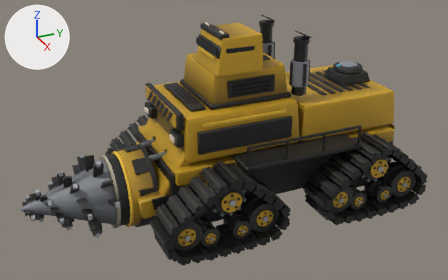
Two versions of the glTF model assets/vehicles/ex_crawler_5.glb, one commit apart.
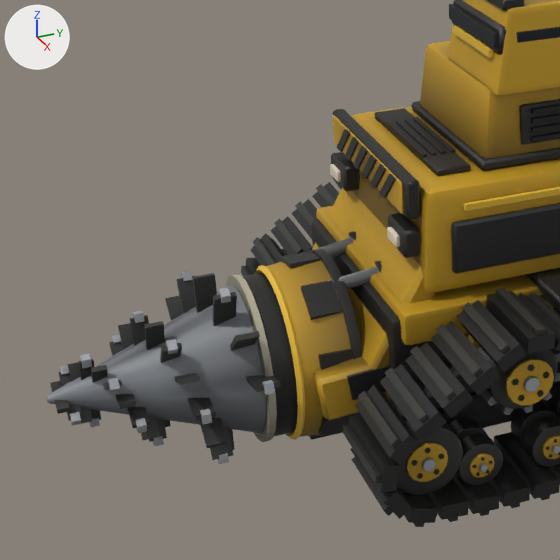
The first picture shows the older version from a 50 mm camera at (18.81, -9.95, 11.72) aimed at (0.41, -1.68, 2.53). The close-ups show the older and then the newer version on the part from 0% to 55% of the width and 13% to 100% of the height of that picture. Only the edits that show in the close-ups are written down. The axes (+X, +Y, +Z) are drawn at upper left. The lights are the same throughout. Where no turn or scale is listed for an object, it has been applied to the vertices. Vertices at exactly the same position are counted once.
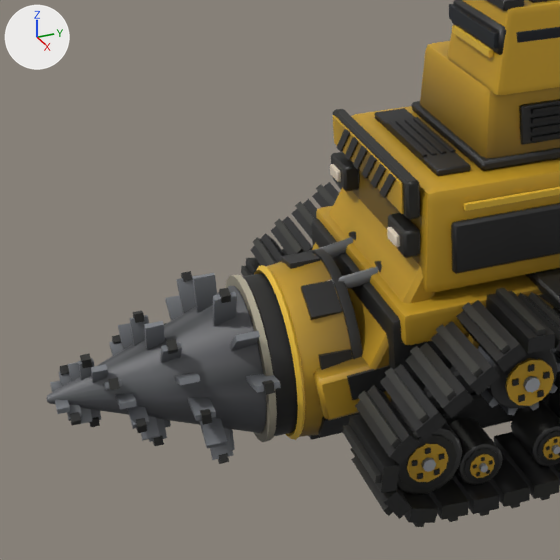
What changed in the scene script:
```text
Change me_mesh_1:
    where me_mesh_1.from_pydata(...)  # 744 vertices, 1236 faces; spans x 1.87..5.28, y -8.46..-5.06, z 0.0..3.0
    me_mesh_1 part 1: the loose piece of 8 vertices spanning x 3.32..3.49, y -7.14..-6.89, z 1.99..2.43 is turned 36 degrees about the y axis through its middle and scaled by 1.32, then moved by (0.64, 1.12, 0.43), in mat_chrome
    me_mesh_1 part 2: the loose piece of 8 vertices spanning x 3.5..3.6, y -7.96..-7.76, z 0.99..1.32 is turned -18 degrees about the y axis through its middle and scaled by 1.31, then moved by (0.2, 0.84, -0.36), in mat_chrome
    me_mesh_1 part 3: the loose piece of 8 vertices spanning x 3.24..3.48, y -7.82..-7.61, z 0.98..1.32 is scaled about its middle by (-1.02, 1, -1), then moved by (0.43, 0.0, 0.7), in mat_chrome
    me_mesh_1 part 4: the loose piece of 8 vertices spanning x 3.37..3.56, y -8.09..-7.9, z 1.61..1.92 is turned 27 degrees about the y axis through its middle and scaled by 1.06, then moved by (0.14, 0.14, 0.08), in mat_chrome
    me_mesh_1 part 5: the loose piece of 8 vertices spanning x 3.59..3.78, y -8.09..-7.9, z 1.08..1.39 is scaled about its middle by (-1.05, 1, -1), then moved by (-0.22, 0.0, 0.53), in mat_chrome
    me_mesh_1 part 6: the loose piece of 8 vertices spanning x 3.9..4.19, y -6.06..-5.74, z 2.35..2.92 is scaled about its middle by (-1.02, 1, -1), then moved by (-0.94, 0.0, -2.27), in mat_chrome
    me_mesh_1 part 7: the loose piece of 8 vertices spanning x 3.95..4.31, y -6.87..-6.6, z 1.95..2.35 is turned 54 degrees about the y axis through its middle and scaled by 1.08, then moved by (0.42, 0.28, -0.72), in mat_chrome
    me_mesh_1 part 8: the loose piece of 8 vertices spanning x 2.85..3.23, y -7.55..-7.32, z 1.41..1.51 is turned 135 degrees about the y axis through its middle and scaled by 1.23, then moved by (1.09, 0.7, 0.69), in mat_chrome
    me_mesh_1 part 9: the loose piece of 8 vertices spanning x 3.66..3.83, y -7.14..-6.89, z 0.58..1.02 is scaled about its middle by (-1.06, 1, -1), then moved by (-0.34, 0.0, 1.41), in mat_chrome
    me_mesh_1 part 10: the loose piece of 8 vertices spanning x 3.59..3.87, y -8.36..-8.19, z 1.4..1.53 is turned 135 degrees about the y axis through its middle and scaled by 1.3, then moved by (-0.56, 0.7, -0.21), in mat_chrome
    me_mesh_1 part 11: the loose piece of 8 vertices spanning x 3.67..3.91, y -7.82..-7.61, z 1.69..2.02 is scaled about its middle by (-1.02, 1, -1), then moved by (-0.43, 0.0, -0.7), in mat_chrome
    me_mesh_1 part 12: the loose piece of 8 vertices spanning x 3.55..3.65, y -7.96..-7.76, z 1.69..2.02 is scaled about its middle by (-1.15, 1, -1), then moved by (-0.05, 0.0, -0.7), in mat_chrome
    me_mesh_1 part 13: the loose piece of 8 vertices spanning x 3.61..3.88, y -8.23..-8.04, z 1.23..1.48 is copied, and the copy is turned 27 degrees about the y axis through its middle and scaled by 1.06, then moved by (-0.06, 0.14, -0.12), in mat_chrome; it spans x 3.58..3.79, y -8.09..-7.9, z 1.08..1.4
    me_mesh_1 part 14: the loose piece of 8 vertices spanning x 3.28..3.56, y -8.36..-8.19, z 1.47..1.61 is copied, and the copy is scaled about its middle by (-1, 1, -1.1), then moved by (0.31, 0.0, -0.08), in mat_chrome; it spans x 3.59..3.87, y -8.36..-8.19, z 1.39..1.54
    me_mesh_1 part 15: the loose piece of 8 vertices spanning x 4.29..4.8, y -6.6..-6.31, z 1.37..1.48 is deleted
    me_mesh_1 part 16: 300 faces spanning x 1.95..5.2, y -8.36..-5.45, z 0.06..2.95 switch from mat_dark to mat_chrome
    me_mesh_1 part 17: 471 faces spanning x 1.87..5.28, y -8.46..-5.55, z 0.0..3.0 switch from mat_chrome to mat_dark
Change me_mesh_7:
    remove me_mesh_7.from_pydata(...)  # 344 vertices, 652 faces; spans x 3.189..4.073, y -5.394..-4.718, z 1.164..1.84
    add me_mesh_7.from_pydata(...)  # 128 vertices, 228 faces; spans x 3.163..4.03, y -5.394..-4.718, z 1.164..1.84
    me_mesh_7 part 18: a new loose piece, a 12-sided cylinder along x spanning x 3.163..3.987, y -5.326..-4.785, z 1.232..1.773, in mat_dark
    other edits to the shape of me_mesh_7 do not show in these pictures
    remove me_mesh_7.materials.append(mat_hull)
    remove me_mesh_7.materials.append(mat_chrome)
Change ob_mesh_8:
    ob_mesh_8.parent: ob_wheel_5 -> ob_wheel_4
```

Changed parts and their boxes [x1, y1, x2, y2] in the close-ups (560 x 560 px; the box of a moved part takes in the faces that stretch with it):
'Mesh_7', reshaped
    before: [448, 417, 503, 485]
    after: [449, 418, 503, 485]
'Mesh_8', moved (not visible before)
    after: [470, 454, 495, 478]
part 1 of me_mesh_1, moved or reshaped
    before: [129, 315, 149, 346]
    after: [213, 292, 237, 326]
part 2 of me_mesh_1, moved or reshaped
    before: [90, 409, 101, 420]
    after: [149, 419, 167, 442]
part 3 of me_mesh_1, moved or reshaped (not visible before)
    after: [91, 364, 108, 383]
part 4 of me_mesh_1, moved or reshaped
    before: [68, 362, 80, 382]
    after: [78, 358, 94, 380]
part 5 of me_mesh_1, moved or reshaped
    before: [80, 408, 92, 424]
    after: [68, 362, 80, 382]
part 6 of me_mesh_1, moved or reshaped (not visible afterwards)
    before: [213, 292, 237, 326]
part 7 of me_mesh_1, moved or reshaped
    before: [160, 343, 182, 363]
    after: [188, 397, 216, 421]
part 8 of me_mesh_1, moved or reshaped (not visible before)
    after: [160, 342, 182, 363]
part 9 of me_mesh_1, moved or reshaped
    before: [149, 419, 167, 442]
    after: [129, 315, 149, 346]
part 10 of me_mesh_1, moved or reshaped (not visible afterwards)
    before: [55, 400, 70, 414]
part 11 of me_mesh_1, moved or reshaped (not visible afterwards)
    before: [91, 365, 108, 382]
part 12 of me_mesh_1, moved or reshaped
    before: [78, 359, 94, 380]
    after: [88, 409, 101, 423]
part 13 of me_mesh_1, added
    after: [80, 408, 92, 424]
part 14 of me_mesh_1, added
    after: [55, 399, 70, 414]
part 15 of me_mesh_1, deleted
    before: [188, 398, 216, 421]
part 16 of me_mesh_1, recoloured
    both: [50, 273, 280, 460]
part 17 of me_mesh_1, recoloured (darker)
    both: [46, 271, 275, 464]
part 18 of me_mesh_7, added
    after: [464, 448, 500, 482]
